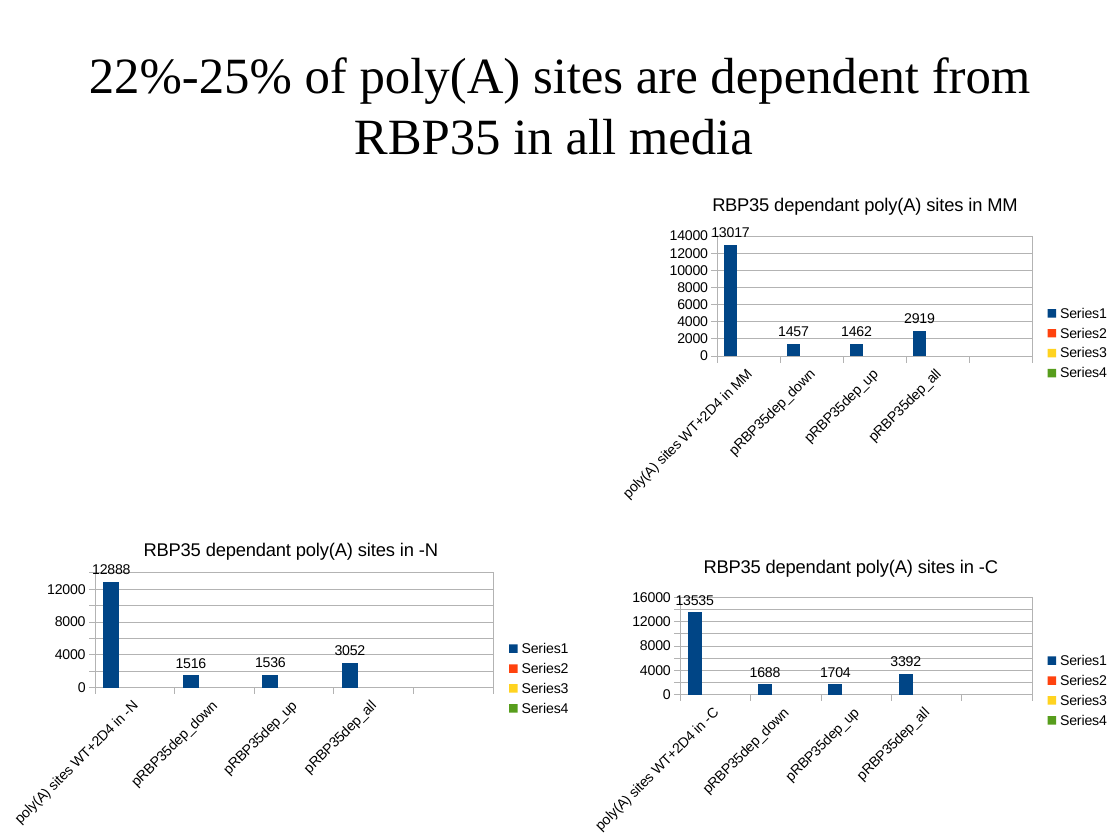
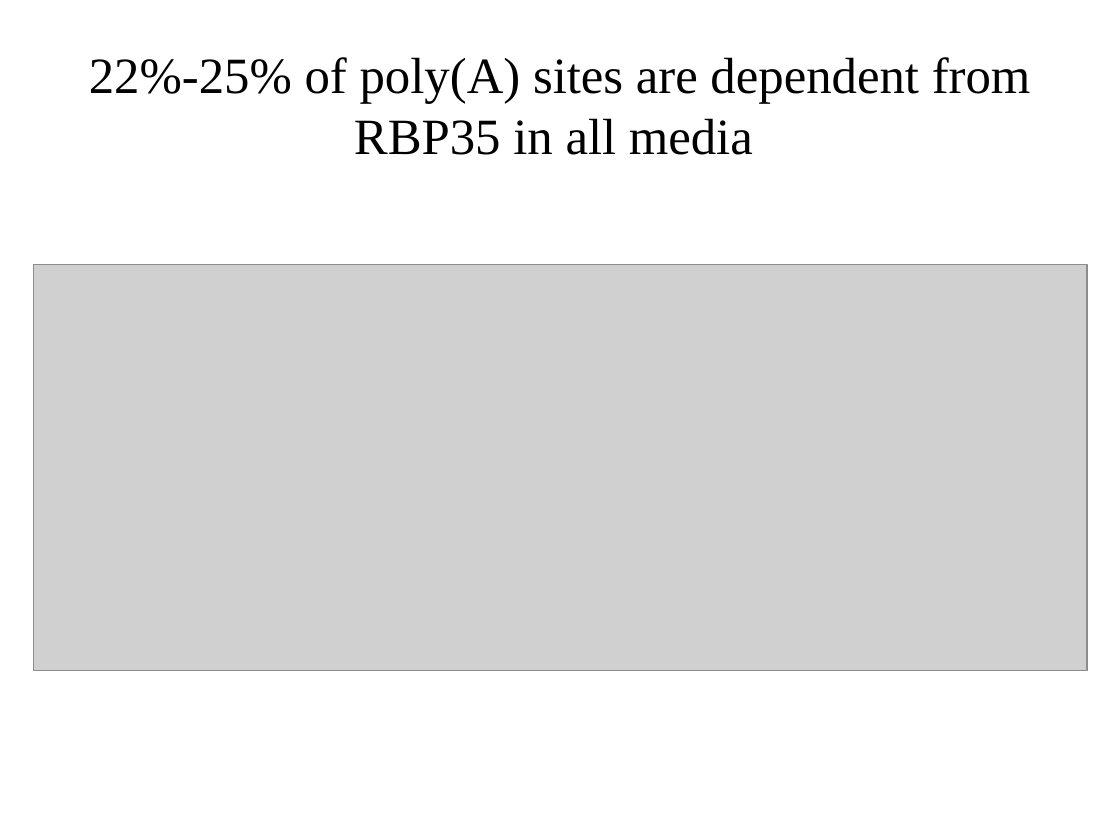
Before and after one commit to wilkinsonlab/m-oryzae-polya, a slide deck: slide 39 of doc/oryzae_presentation.odp. Drawn at 1120x840 pixels with LibreOffice and Linux fonts; fonts in the diff are those of the drawing; grey boxes stand for pictures. Boxes give left, top, right and bottom in pixels: in the first picture for what was removed or moved away, otherwise in the second. Text is boxed around its words. In the diff, an @@ line names an element or a change of style, - is before the commit and + after.

```diff
--- a/doc/oryzae_presentation.odp
+++ b/doc/oryzae_presentation.odp
@@ column chart removed at (610, 179, 1120, 508) @@
-title "RBP35 dependant poly(A) sites in MM"
-categories: poly(A) sites WT+2D4 in MM, pRBP35dep_down, pRBP35dep_up, pRBP35dep_all, 
-: 13017, 1457, 1462, 2919, -
-: -, -, -, -, -
-: -, -, -, -, -
-: -, -, -, -, -
@@ picture added at (34, 264, 1087, 671) @@
@@ column chart removed at (0, 524, 581, 833) @@
-title "RBP35 dependant poly(A) sites in -N"
-categories: poly(A) sites WT+2D4 in -N, pRBP35dep_down, pRBP35dep_up, pRBP35dep_all, 
-: 12888, 1516, 1536, 3052, -
-: -, -, -, -, -
-: -, -, -, -, -
-: -, -, -, -, -
@@ column chart removed at (581, 541, 1120, 839) @@
-title "RBP35 dependant poly(A) sites in -C"
-categories: poly(A) sites WT+2D4 in -C, pRBP35dep_down, pRBP35dep_up, pRBP35dep_all, 
-: 13535, 1688, 1704, 3392, -
-: -, -, -, -, -
-: -, -, -, -, -
-: -, -, -, -, -
```
Also in this commit, not shown: 12 other slides changed, 2 other files.
